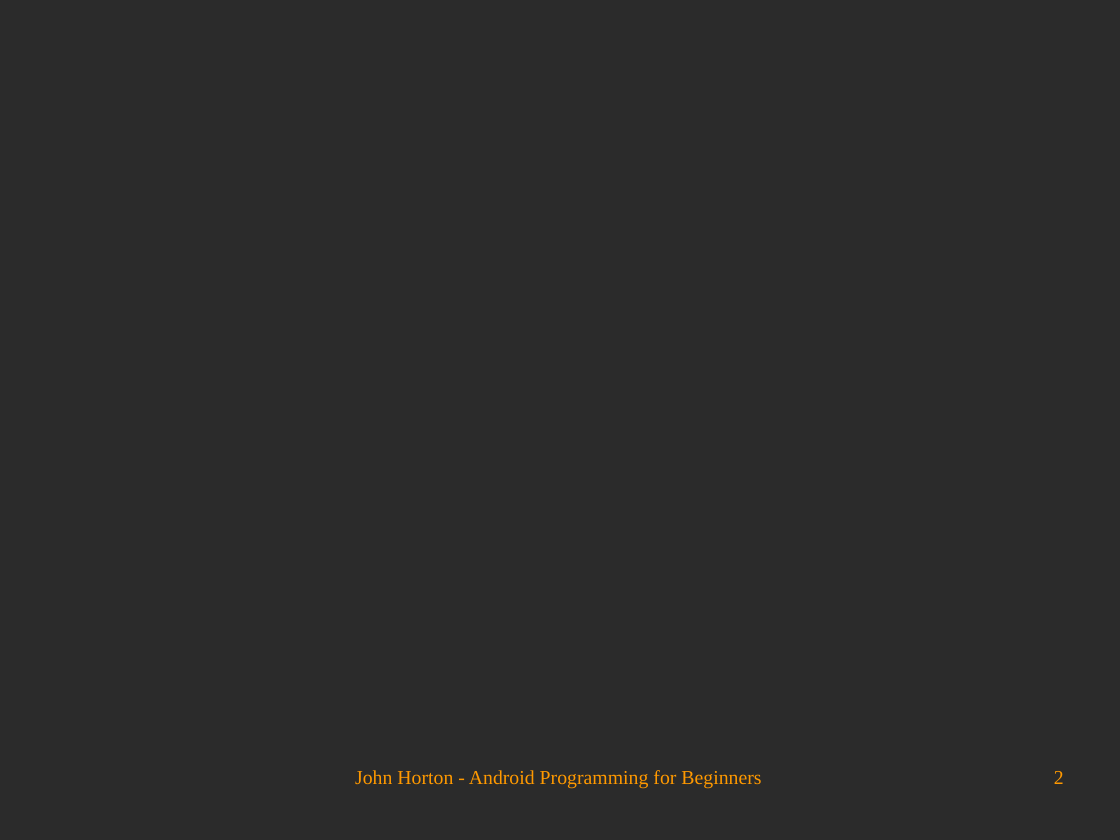
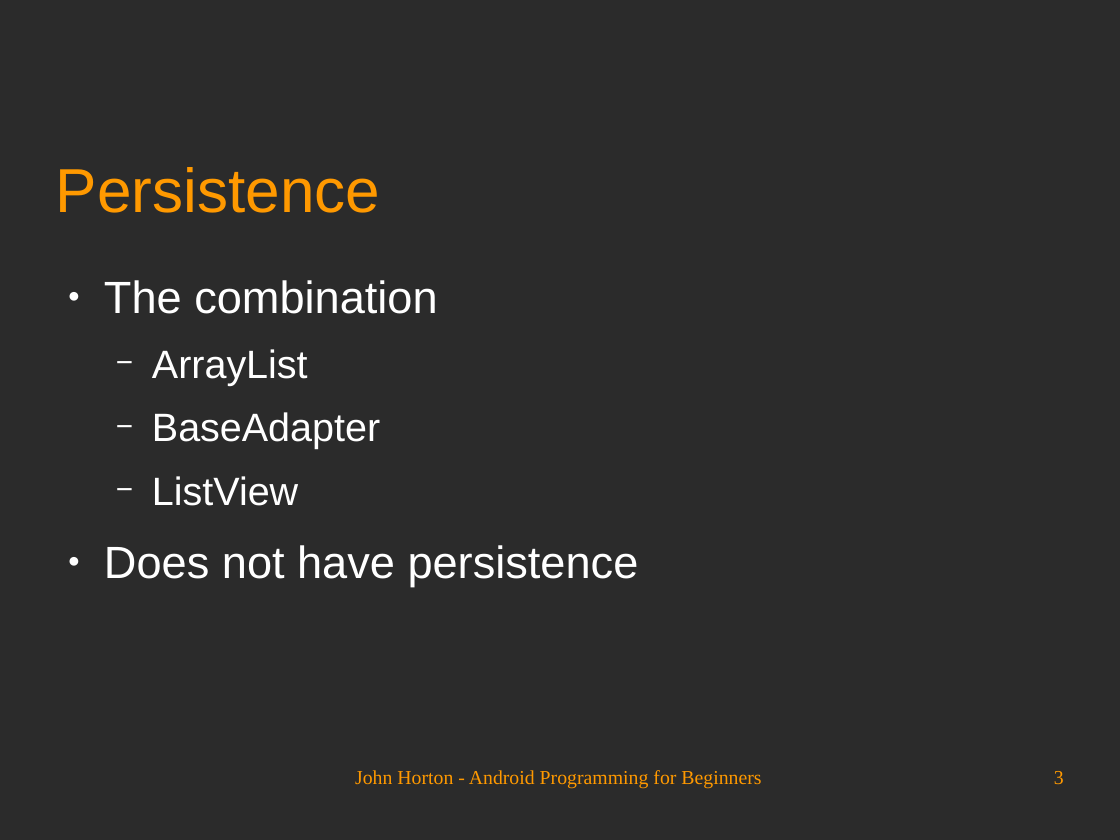
Before and after one commit to Academy-Soft-Intellect/Android-Programming-for-Beginners, a slide deck: slide 3 of 14_Handling_and_Displaying_Notes_in_Note_To_Self.odp (slide 2 before the commit). Drawn at 1120x840 pixels with LibreOffice and Linux fonts; fonts in the diff are those of the drawing; background and template pictures are left out; a plain dark background stands for a picture behind light text. Boxes give left, top, right and bottom in pixels: in the first picture for what was removed or moved away, otherwise in the second. Text is boxed around its words. In the diff, an @@ line names an element or a change of style, - is before the commit and + after.

```diff
--- a/14_Handling_and_Displaying_Notes_in_Note_To_Self.odp
+++ b/14_Handling_and_Displaying_Notes_in_Note_To_Self.odp
@@ title added at (56, 167, 380, 213), 44 pt, text #FF9900 @@
+Persistence
@@ text added at (104, 280, 639, 586), 32 pt, text #FFFFFF @@
+● The combination
+  − ArrayList
+  − BaseAdapter
+  − ListView
+● Does not have persistence
@@ page number at (1054, 771, 1064, 784): text changed @@
-2
+3
```
Also in this commit, not shown: 1 other slide changed, 2 slides added.
